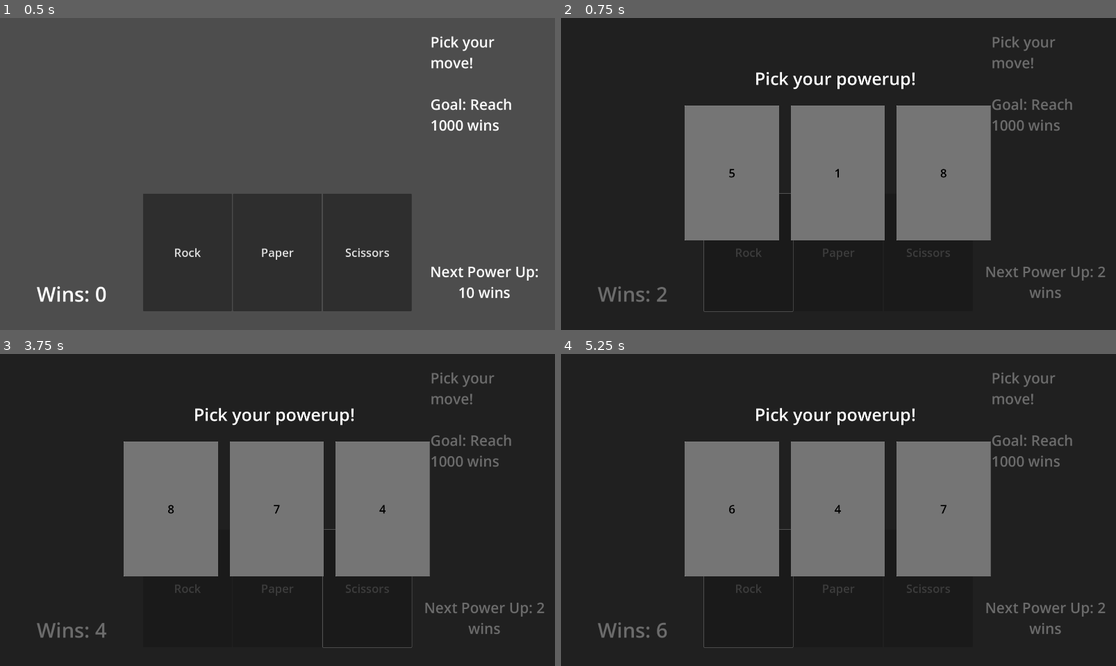
Above: before the commit, frames 1-4 (two rows, left to right).
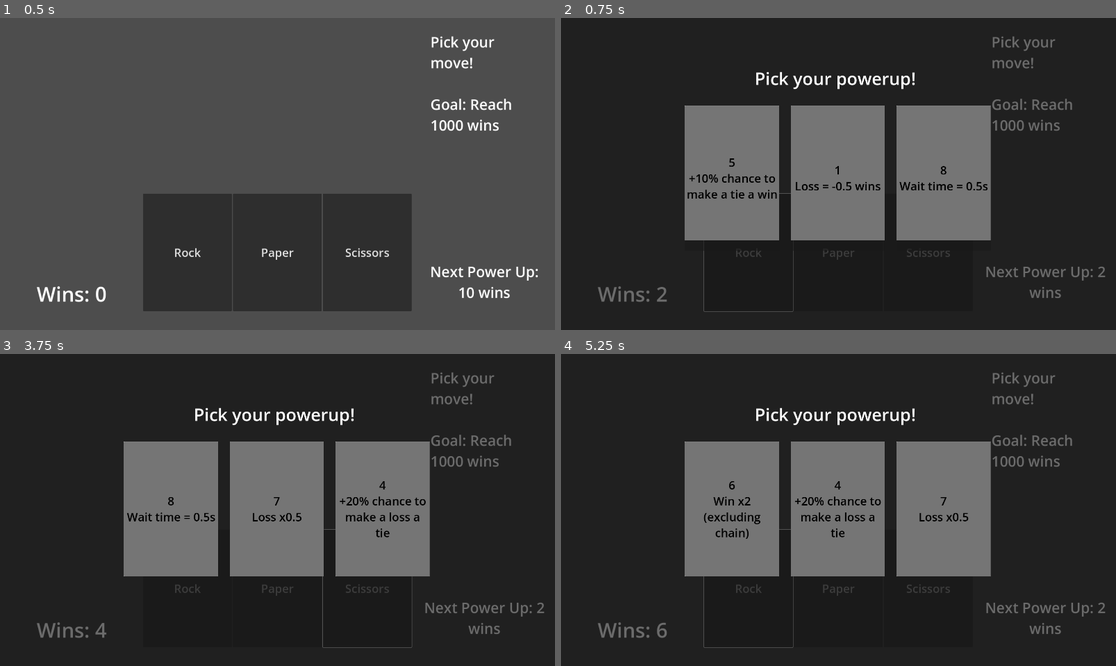
Above: after the commit, the same moments.

Repository: cinpear/rock-paper-scissors-shoot
Game: Godot game, scene res://control.tscn
Same seed, same stepped clock (60 frames per second), same inputs: the game is played once before the commit and once after it.
Inputs:
- Up to frame 1 (0.5 s): no input
- Up to frame 2 (0.75 s): click "Rock" at 0.5 s
- Up to frame 3 (3.75 s): click "5" (after the commit: "5 +10% chance to make a tie a…") at 1.25 s; click "Paper" at 2 s; tap Enter at 2.75 s; click "Scissors" at 3.5 s
- Up to frame 4 (5.25 s): click "8" (after the commit: "8 Wait time = 0.5s") at 4.25 s; click "Rock" at 5 s

Frame 1 is identical in both runs. In frame 2, 0.7% of the frame differs, in the area x 22-77%, y 44-75%; in frame 3, 0.7%; in frame 4, 0.8%, in the area x 25-74%, y 40-60%.

Commit message:
added the powerup info

Diff:
--- a/global.gd
+++ b/global.gd
@@ -7,3 +7,15 @@
 var winMult = 1.0
 var gunChance = 100
 var numPowerup = 0
+
+var powerupAbility = [
+	"Tie = +1 win",
+	"Loss = -0.5 wins",
+	"Chain bonus unlocked (+1 for every win you chain)",
+	"Gun Chance = 10%",
+	"+20% chance to make a loss a tie",
+	"+10% chance to make a tie a win",
+	"Win x2 (excluding chain)",
+	"Loss x0.5",
+	"Wait time = 0.5s"
+]
--- a/powerup.gd
+++ b/powerup.gd
@@ -20,10 +20,10 @@
 			for i in range(len(global.powerupBought)):
 				if global.powerupBought[i] == false:
 					if powerup[0] == 10:
-						$HBoxContainer/Button.text = str(i)
+						$HBoxContainer/Button.text = str(i) + "\n" + global.powerupAbility[i]
 						powerup[0] = i
 					else:
-						$HBoxContainer/Button2.text = str(i)
+						$HBoxContainer/Button2.text = str(i) + "\n" + global.powerupAbility[i]
 						powerup[1] = i
 		elif (global.numPowerup == 8):
 			$HBoxContainer/Button3.disabled = true
@@ -32,7 +32,7 @@
 			$HBoxContainer/Button2/ColorRect.visible = false
 			for i in range(len(global.powerupBought)):
 				if global.powerupBought[i] == false:
-					$HBoxContainer/Button.text = str(i)
+					$HBoxContainer/Button.text = str(i) + "\n" + global.powerupAbility[i]
 					powerup[0] = i
 		else:
 			while powerup[2] == 10:
@@ -40,15 +40,15 @@
 				if global.powerupBought[rand] == false:
 					if powerup[0] == 10:
 						powerup[0] = rand
-						$HBoxContainer/Button.text = str(rand)
+						$HBoxContainer/Button.text = str(rand) + "\n" + global.powerupAbility[rand]
 						global.powerupBought[rand] = true
 					elif powerup[1] == 10:
 						powerup[1] = rand
-						$HBoxContainer/Button2.text = str(rand)
+						$HBoxContainer/Button2.text = str(rand) + "\n" + global.powerupAbility[rand]
 						global.powerupBought[rand] = true
 					else:
 						powerup[2] = rand
-						$HBoxContainer/Button3.text = str(rand)
+						$HBoxContainer/Button3.text = str(rand) + "\n" + global.powerupAbility[rand]
 						global.powerupBought[rand] = true
 
 
--- a/powerup.tscn
+++ b/powerup.tscn
@@ -21,6 +21,9 @@
 size_flags_horizontal = 3
 theme_override_colors/font_color = Color(0, 0, 0, 1)
 theme_override_font_sizes/font_size = 40
+text_overrun_behavior = 2
+autowrap_mode = 2
+clip_text = true
 
 [node name="ColorRect" type="ColorRect" parent="HBoxContainer/Button"]
 show_behind_parent = true
@@ -36,6 +39,9 @@
 size_flags_horizontal = 3
 theme_override_colors/font_color = Color(0, 0, 0, 1)
 theme_override_font_sizes/font_size = 40
+text_overrun_behavior = 2
+autowrap_mode = 2
+clip_text = true
 
 [node name="ColorRect" type="ColorRect" parent="HBoxContainer/Button2"]
 show_behind_parent = true
@@ -52,6 +58,9 @@
 size_flags_horizontal = 3
 theme_override_colors/font_color = Color(0, 0, 0, 1)
 theme_override_font_sizes/font_size = 40
+text_overrun_behavior = 2
+autowrap_mode = 2
+clip_text = true
 
 [node name="ColorRect" type="ColorRect" parent="HBoxContainer/Button3"]
 show_behind_parent = true
